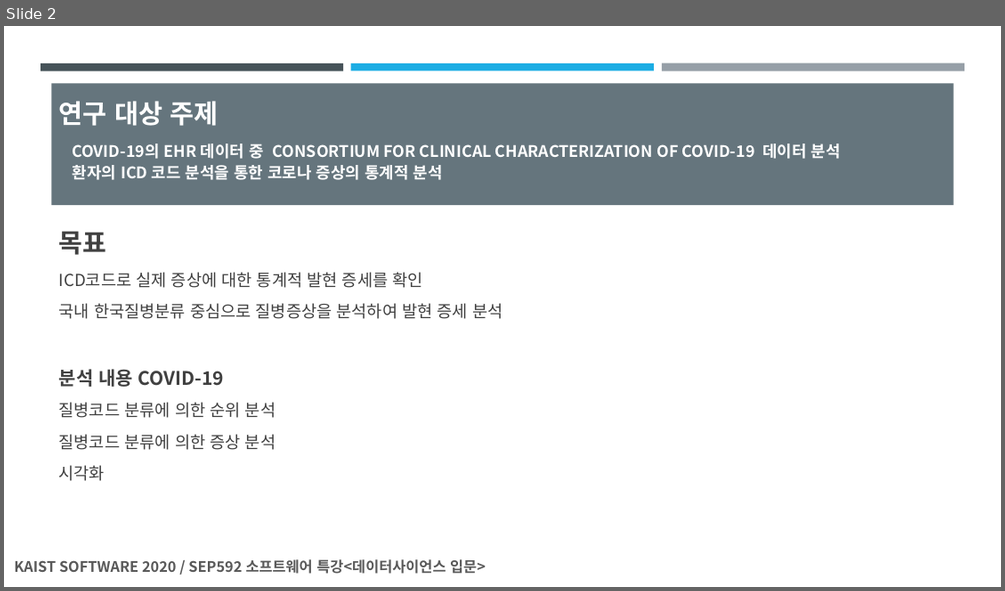
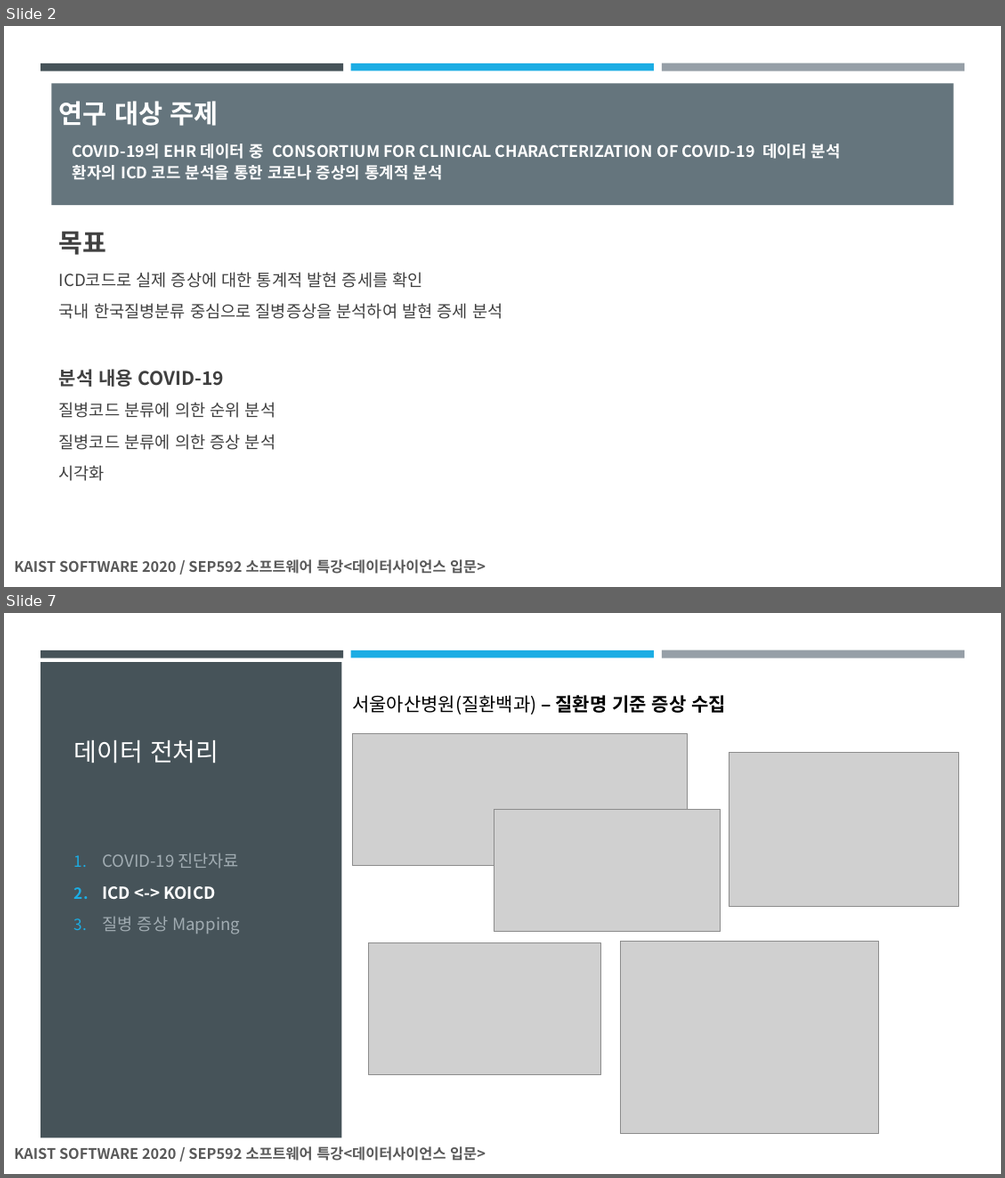
Before and after one commit to steve-lemon/diagnosis-COVID-19, a slide deck: SEP592_팀프로젝트자료B조/Documents/SEP592_데이타사이언스_최종발표_B조_COVID19_증상(정대욱_홍상표_조성민).pptx. Shown one above the other, each under a label of ours: slide 2 before the commit, slides 2 and 7 after it; the slides between them are not shown. The pictures are 1005x591 and 1005x1178 pixels, drawn with LibreOffice and Linux fonts; fonts in the diff are those of the drawing; grey boxes stand for pictures. Boxes give left, top, right and bottom in pixels: in the first picture for what was removed or moved away, otherwise in the second. Text is boxed around its words. In the diff, an @@ line names an element or a change of style, - is before the commit and + after.

```diff
--- a/SEP592_팀프로젝트자료B조/Documents/SEP592_데이타사이언스_최종발표_B조_COVID19_증상(정대욱_홍상표_조성민).pptx
+++ b/SEP592_팀프로젝트자료B조/Documents/SEP592_데이타사이언스_최종발표_B조_COVID19_증상(정대욱_홍상표_조성민).pptx
@@ slide 7 added at [4,613,1001,1174], background #FFFFFF; not listed: 4 template elements that a slide beside it also shows @@
@@ rectangle added at [40,662,342,1138], fill #465359 @@
@@ text added at [352,695,726,714], 18 pt, text #000000 @@
+서울아산병원(질환백과) – 질환명 기준 증상 수집
@@ title added at [74,740,218,763], 24 pt, text #FFFFFF @@
+데이터 전처리
@@ picture added at [353,733,688,865] @@
@@ picture added at [729,752,959,906] @@
@@ picture added at [494,809,720,932] @@
@@ text added at [102,853,240,934], 16 pt, text #A1ACB2 @@
+1. COVID-19 진단자료
+2. ICD <-> KOICD
+3. 질병 증상 Mapping
@@ picture added at [369,943,600,1074] @@
@@ picture added at [620,941,878,1134] @@
```
Also in this commit, not shown: 19 slides changed.
